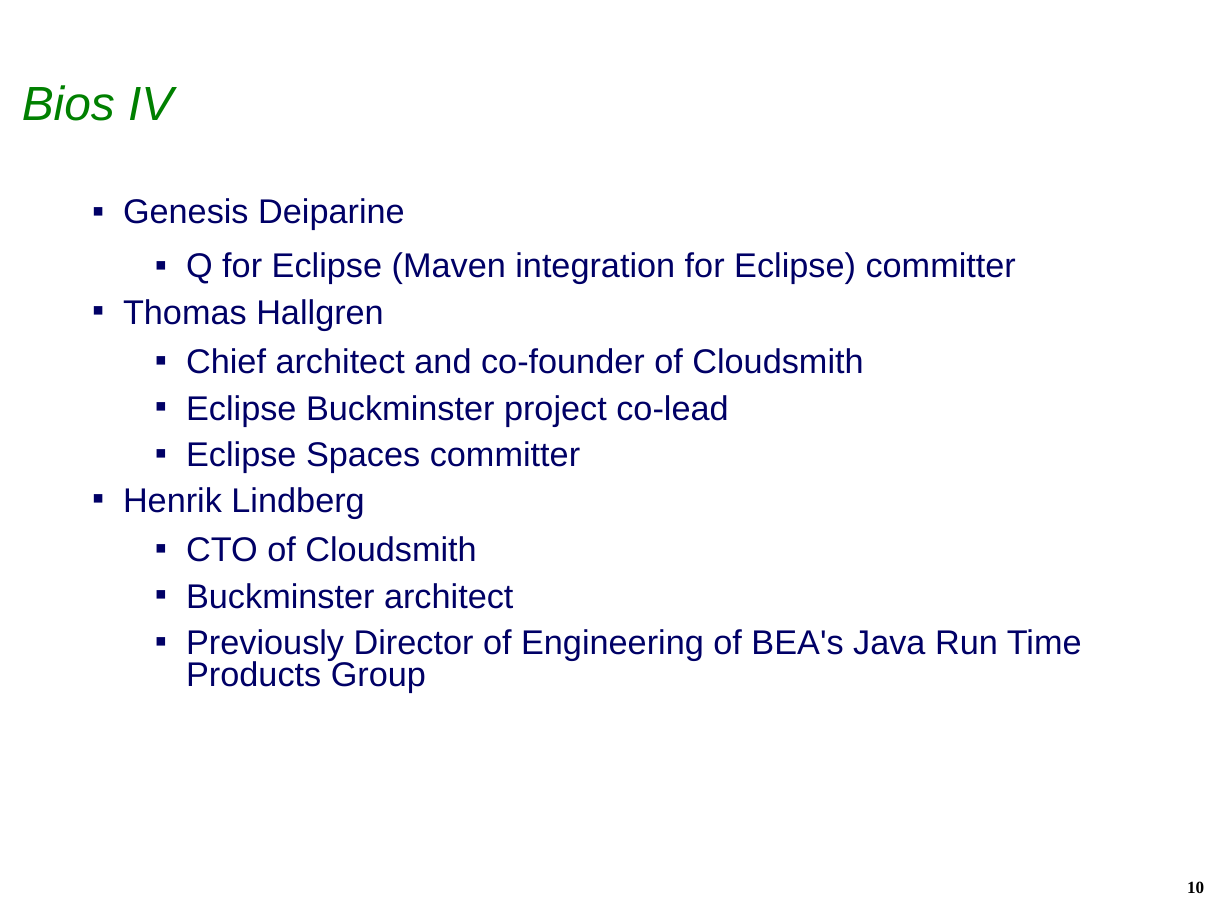
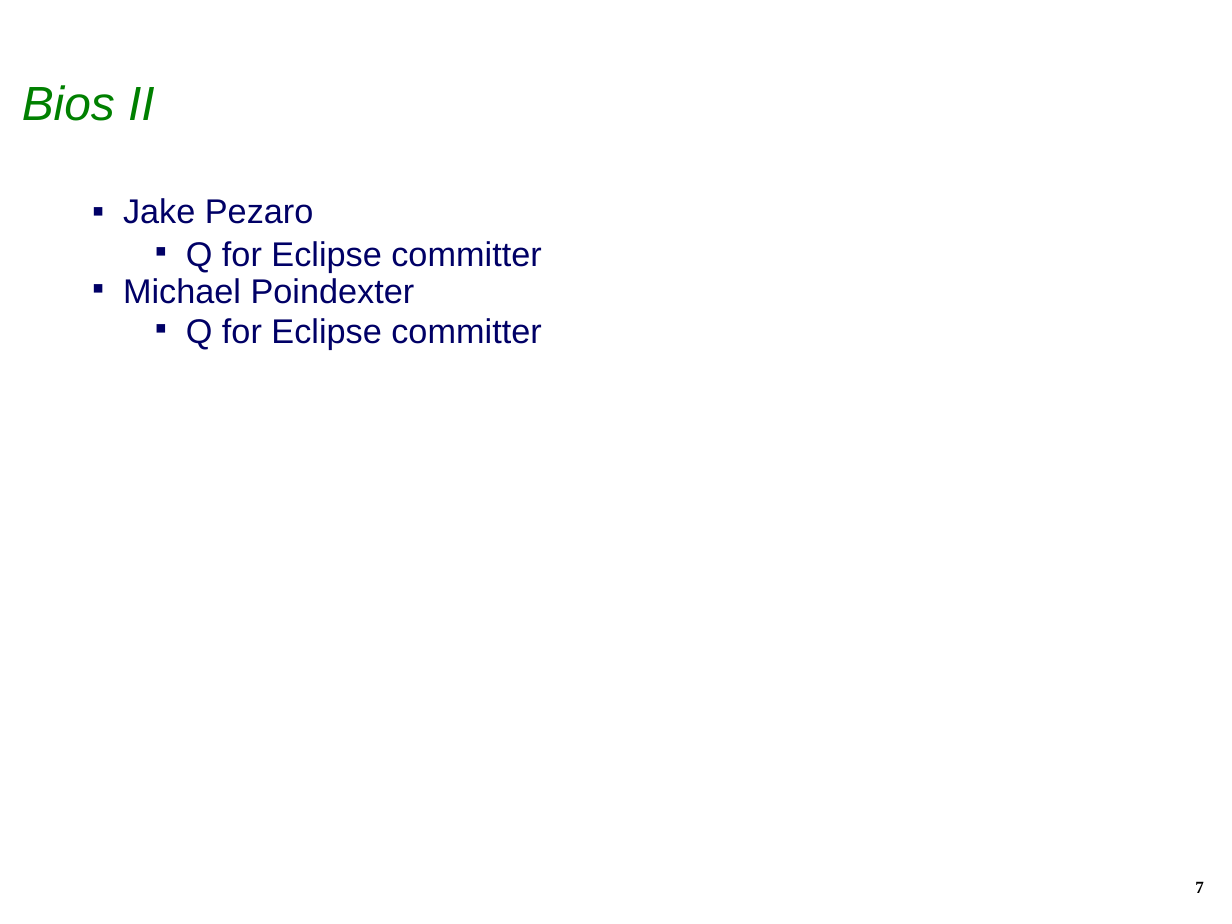
Before and after one commit to isabella232/q4e, a slide deck: slide 7 of docs/EclipseIAMCreationReview.ppt (slide 10 before the commit). Drawn at 1232x924 pixels with LibreOffice and Linux fonts; fonts in the diff are those of the drawing; background and template pictures are left out. Boxes give left, top, right and bottom in pixels: in the first picture for what was removed or moved away, otherwise in the second. Text is boxed around its words. In the diff, an @@ line names an element or a change of style, - is before the commit and + after.

```diff
--- a/docs/EclipseIAMCreationReview.ppt
+++ b/docs/EclipseIAMCreationReview.ppt
@@ title at <box>22,85,155,121</box>: text changed @@
-Bios IV
+Bios II
@@ text at <box>123,198,541,350</box>: text changed @@
-▪ Genesis Deiparine
-  ▪ Q for Eclipse (Maven integration for Eclipse) committer
-▪ Thomas Hallgren
-  ▪ Chief architect and co-founder of Cloudsmith
-  ▪ Eclipse Buckminster project co-lead
-  ▪ Eclipse Spaces committer
-▪ Henrik Lindberg
-  ▪ CTO of Cloudsmith
-  ▪ Buckminster architect
-  ▪ Previously Director of Engineering of BEA's Java Run Time Products Group
+▪ Jake Pezaro
+  ▪ Q for Eclipse committer
+▪ Michael Poindexter
+  ▪ Q for Eclipse committer
@@ page number at <box>1195,881,1204,893</box>: text changed @@
-10
+7
```
Also in this commit, not shown: 7 other slides changed, 1 slide added, 3 slides removed.
